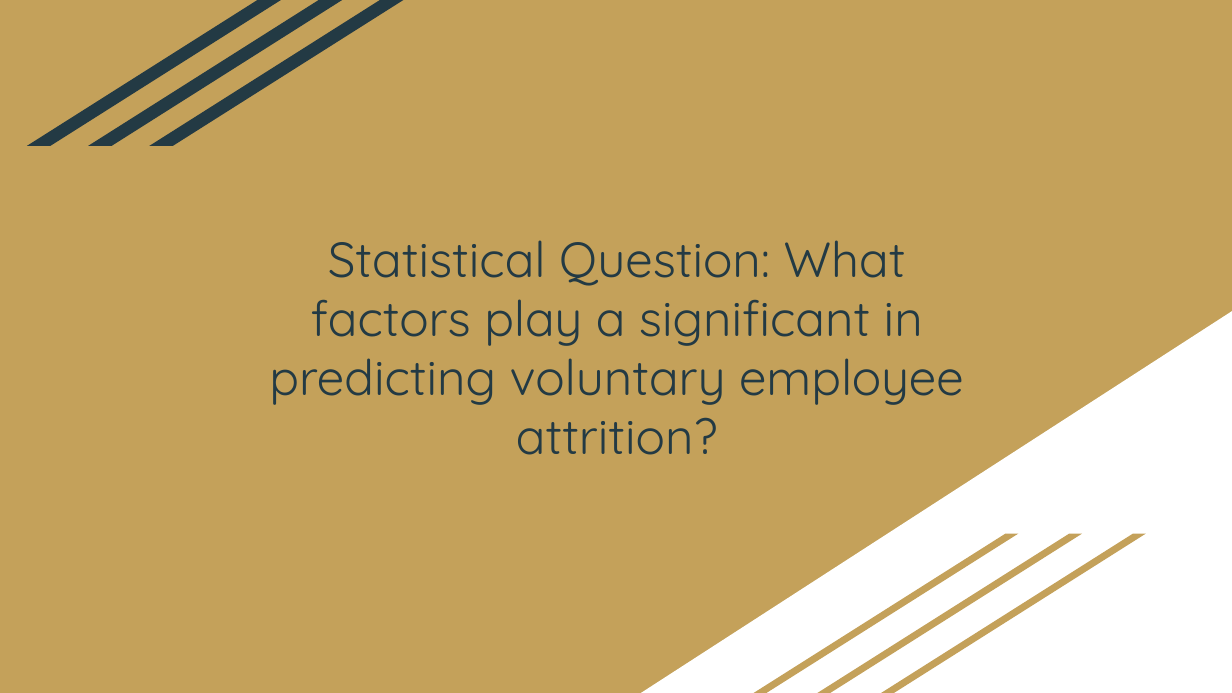
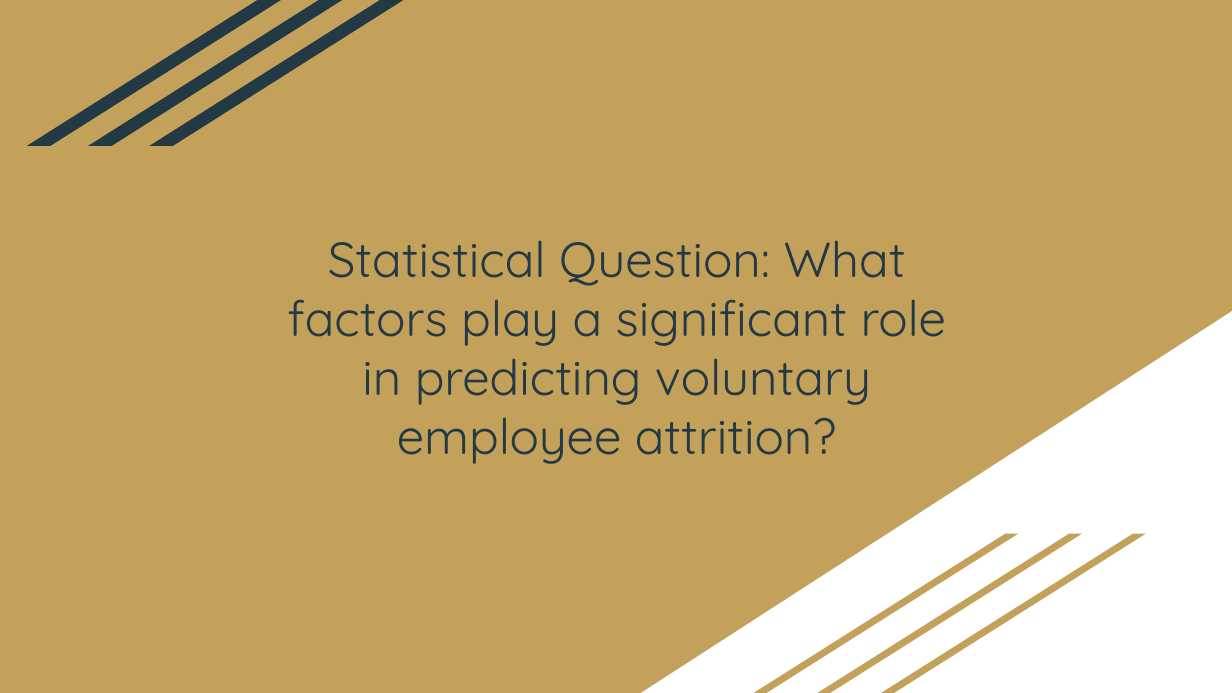
Before and after one commit to phillipseb/DSC530, a slide deck: slide 4 of ThinkStats2-master/final/Employee Attrition - DSC530 Final.pptx. Drawn at 1232x693 pixels with LibreOffice and Linux fonts; fonts in the diff are those of the drawing. Boxes give left, top, right and bottom in pixels: in the first picture for what was removed or moved away, otherwise in the second. Text is boxed around its words. In the diff, an @@ line names an element or a change of style, - is before the commit and + after.

```diff
--- a/ThinkStats2-master/final/Employee Attrition - DSC530 Final.pptx
+++ b/ThinkStats2-master/final/Employee Attrition - DSC530 Final.pptx
@@ title at (287,240,946,464): text changed @@
-Statistical Question: What factors play a significant in predicting voluntary employee attrition?
+Statistical Question: What factors play a significant role in predicting voluntary employee attrition?
```
Also in this commit, not shown: 30 slides added.
